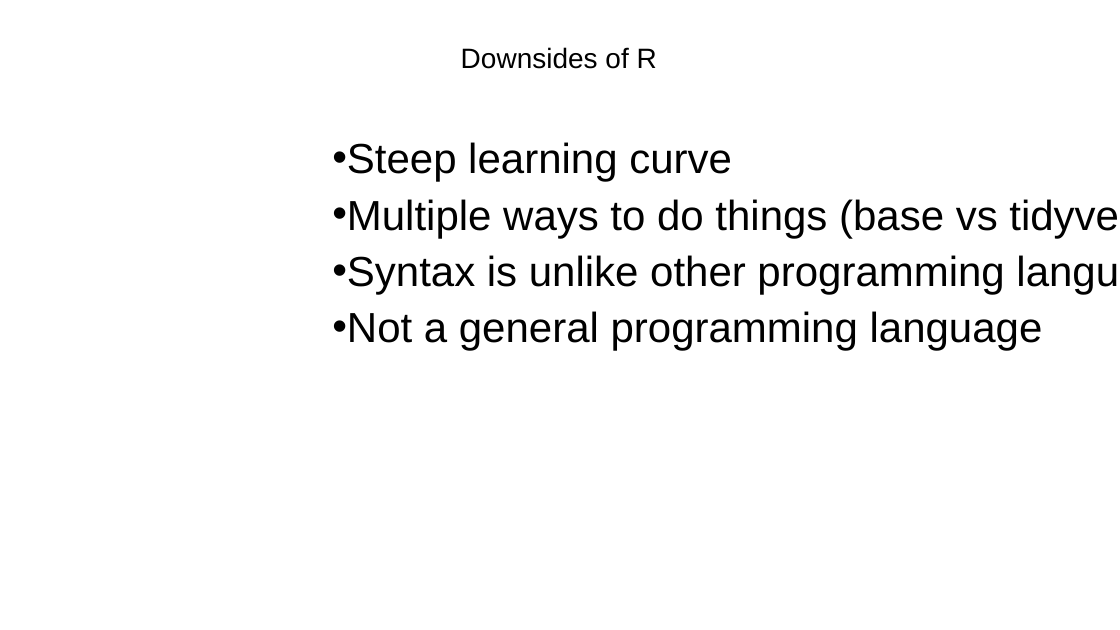
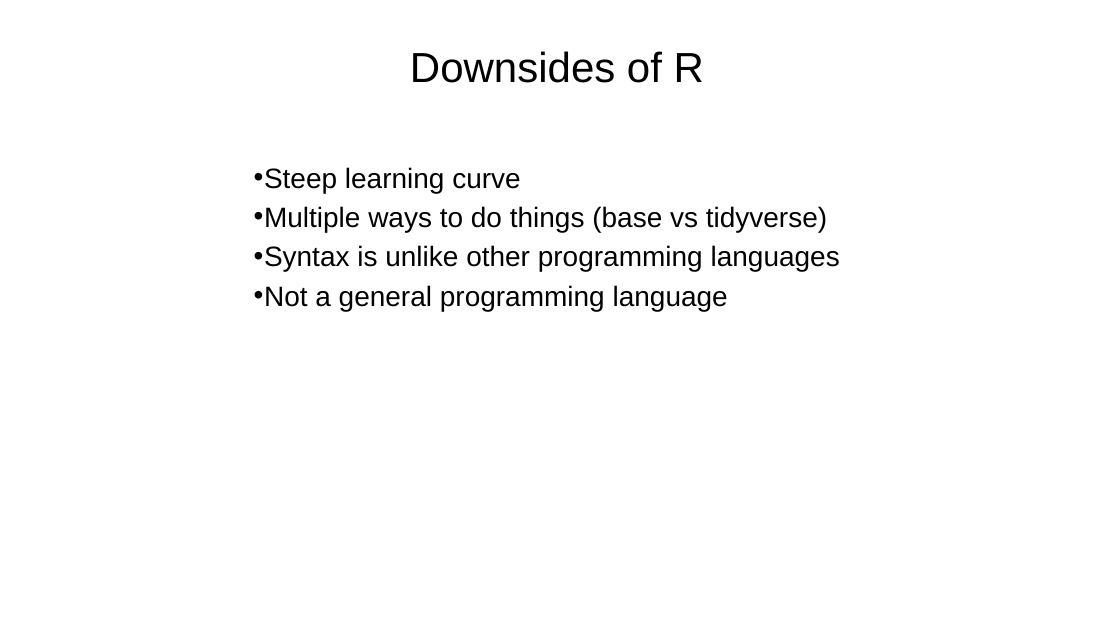
Before and after one commit to jraab/GNET749_RNAseq, a slide deck: slide 15 of lectures/2024_GNET749_Lecture1.pptx (slide 14 before the commit). Drawn at 1120x630 pixels with LibreOffice and Linux fonts; fonts in the diff are those of the drawing. Boxes give left, top, right and bottom in pixels: in the first picture for what was removed or moved away, otherwise in the second. Text is boxed around its words. In the diff, an @@ line names an element or a change of style, - is before the commit and + after.

```diff
--- a/lectures/2024_GNET749_Lecture1.pptx
+++ b/lectures/2024_GNET749_Lecture1.pptx
@@ text "Downsides of R": place and size @@
-text "Downsides of R" at bbox=[461, 47, 657, 69]
+text "Downsides of R" at bbox=[410, 51, 704, 83]
@@ text "Downsides of R" at bbox=[410, 51, 704, 83]: size 24 to 36 pt @@
@@ text "Steep learning curve": place and size @@
-text "Steep learning curve" at bbox=[332, 142, 1043, 350]
+text "Steep learning curve" at bbox=[254, 167, 840, 311]
@@ text "Steep learning curve" at bbox=[254, 167, 840, 311]: size 36 to 24 pt @@
```
Also in this commit, not shown: 7 other slides changed, 1 slide added, 1 slide removed, 15 other files.
